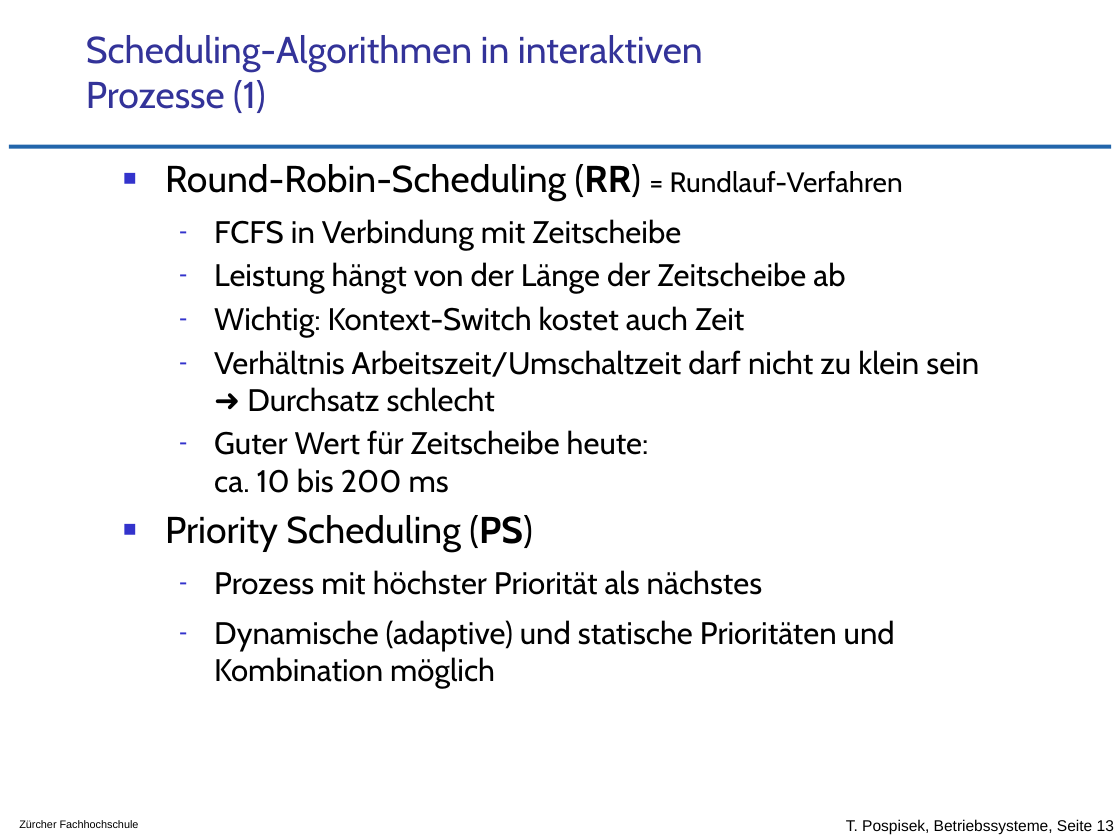
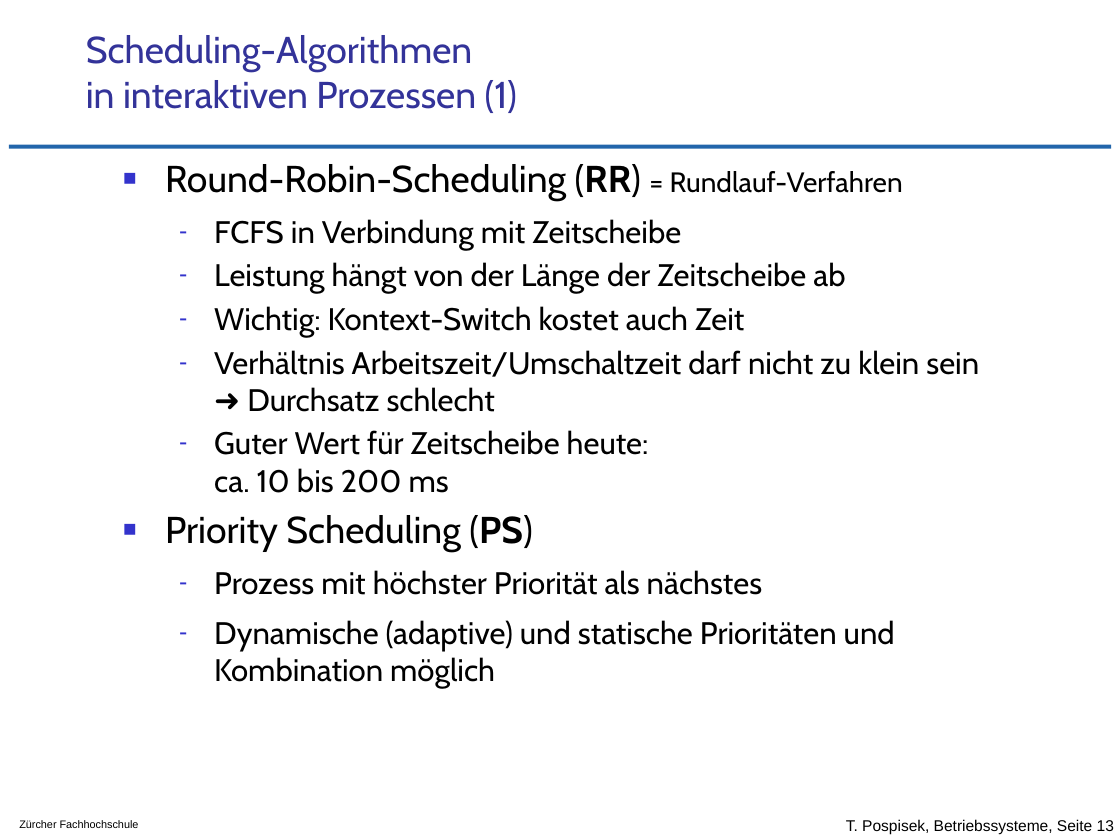
Before and after one commit to tpo/betriebssysteme, a slide deck: slide 13 of 05-3_CPU_Scheduling_Grundkonzepte.odp. Drawn at 1120x840 pixels with LibreOffice and Linux fonts; fonts in the diff are those of the drawing; background and template pictures are left out. Boxes give left, top, right and bottom in pixels: in the first picture for what was removed or moved away, otherwise in the second. Text is boxed around its words. In the diff, an @@ line names an element or a change of style, - is before the commit and + after.

```diff
--- a/05-3_CPU_Scheduling_Grundkonzepte.odp
+++ b/05-3_CPU_Scheduling_Grundkonzepte.odp
@@ title at (86, 35, 517, 113): text changed @@
-Scheduling-Algorithmen in interaktiven Prozesse (1)
+Scheduling-Algorithmen
+in interaktiven Prozessen (1)
```
Also in this commit, not shown: 5 other slides changed, 1 other file.
